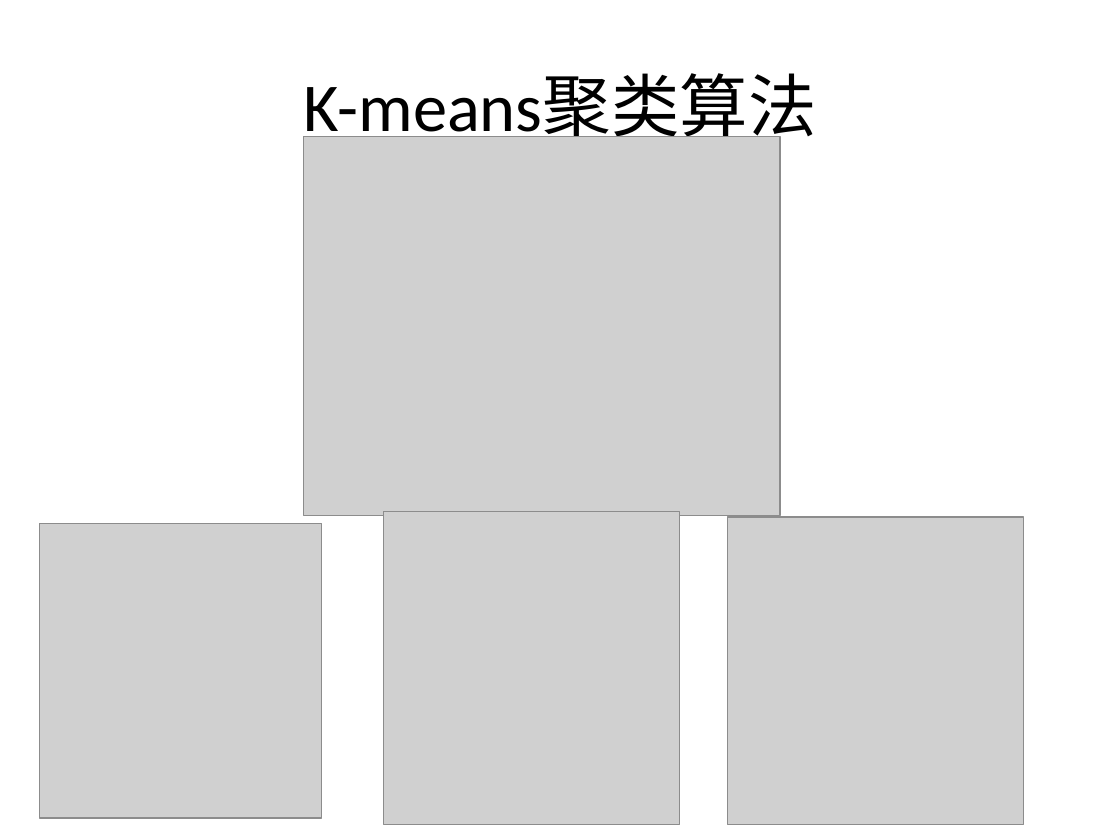
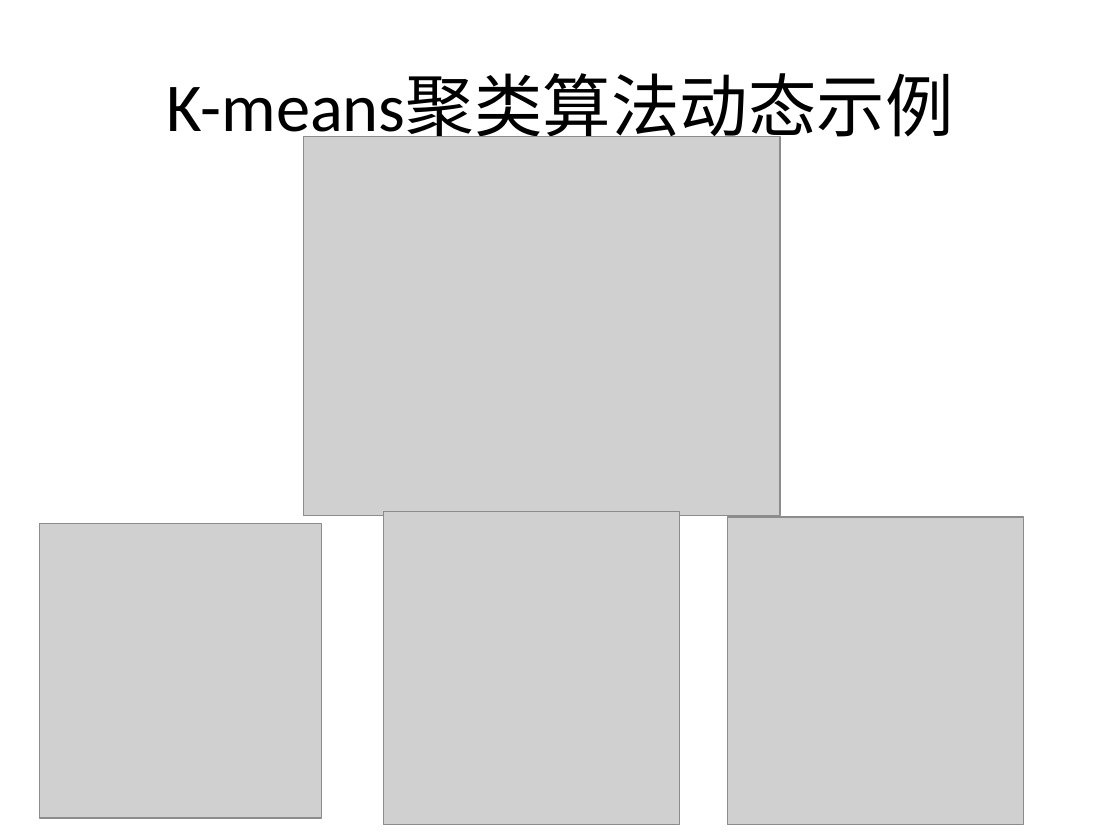
Before and after one commit to BattalionCommander/Python, a slide deck: slide 17 of cls_23聚类算法.pptx. Drawn at 1120x840 pixels with LibreOffice and Linux fonts; fonts in the diff are those of the drawing; grey boxes stand for pictures; background and template pictures are left out. Boxes give left, top, right and bottom in pixels: in the first picture for what was removed or moved away, otherwise in the second. Text is boxed around its words. In the diff, an @@ line names an element or a change of style, - is before the commit and + after.

```diff
--- a/cls_23聚类算法.pptx
+++ b/cls_23聚类算法.pptx
@@ title at (x1=166, y1=74, x2=954, y2=147): text changed @@
-K-means聚类算法
+K-means聚类算法动态示例
```
Also in this commit, not shown: 8 other slides changed, 1 slide added, 1 other file.
